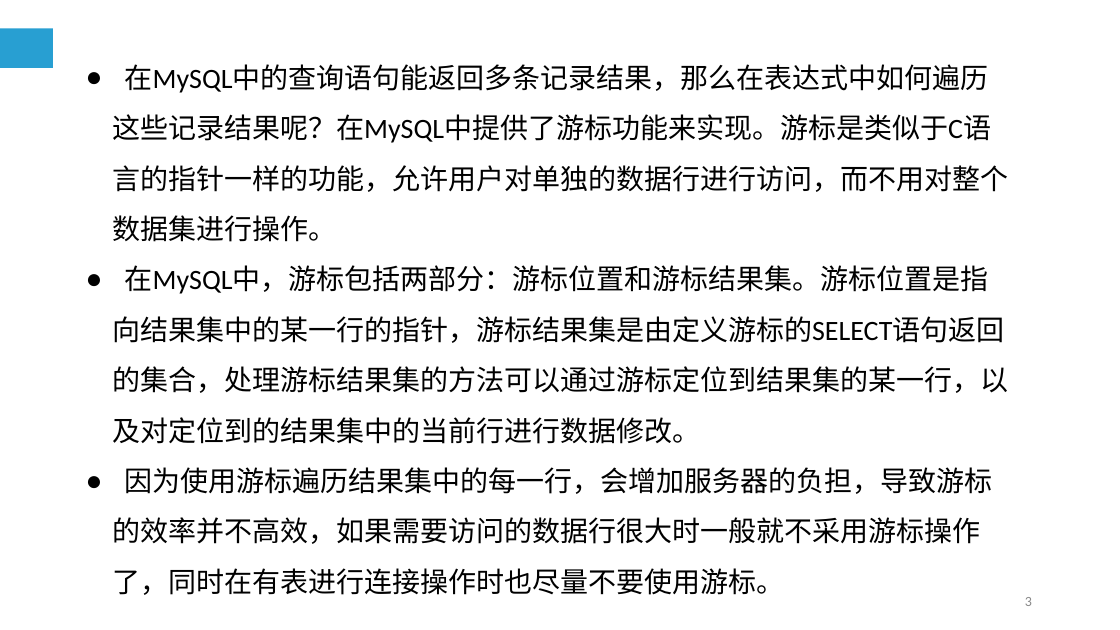
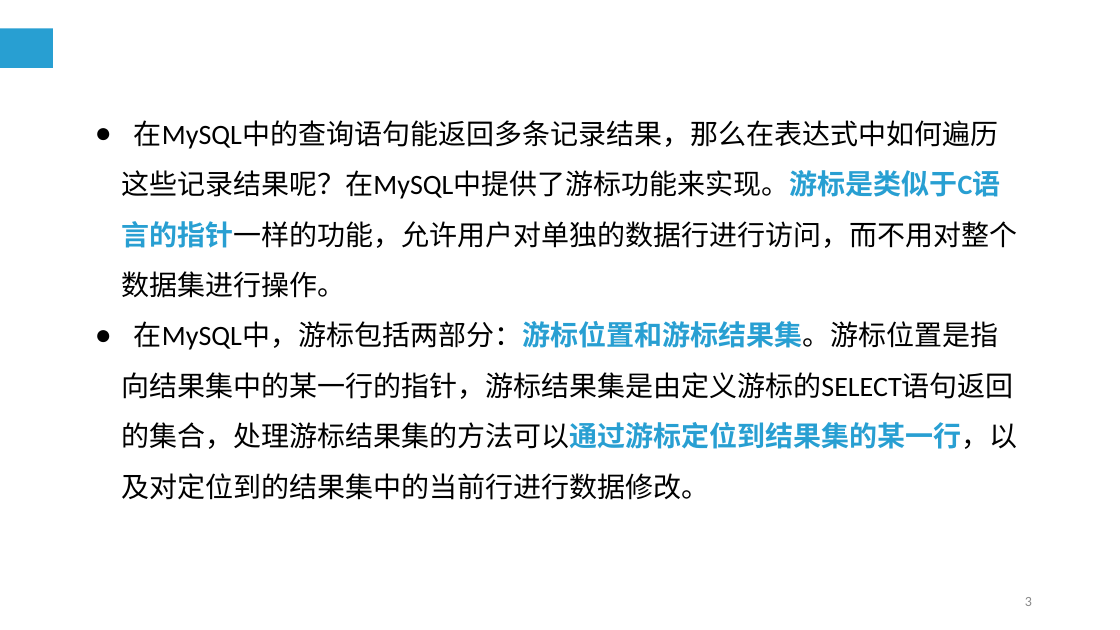
Before and after one commit to cqj726/mysql-s-PPT, a slide deck: slide 3 of PPT/第9章 MySQL编程基础（三）.ppt. Drawn at 1120x630 pixels with LibreOffice and Linux fonts; fonts in the diff are those of the drawing. Boxes give left, top, right and bottom in pixels: in the first picture for what was removed or moved away, otherwise in the second. Text is boxed around its words. In the diff, an @@ line names an element or a change of style, - is before the commit and + after.

Commit message:
更新了第9章数据 1-3 PPT的内容

```diff
--- a/PPT/第9章 MySQL编程基础（三）.ppt
+++ b/PPT/第9章 MySQL编程基础（三）.ppt
@@ text "在MySQL中的查询语句能返回多条记录结果，那么在表达式中如何遍历这些记录结果呢？在MySQL中提供了游标功能来实现。游 ...": place and size @@
-text "在MySQL中的查询语句能返回多条记录结果，那么在表达式中如何遍历这些记录结果呢？在MySQL中提供了游标功能来实现。游 ..." at (112, 64, 1008, 595)
+text "在MySQL中的查询语句能返回多条记录结果，那么在表达式中如何遍历这些记录结果呢？在MySQL中提供了游标功能来实现。游 ..." at (121, 120, 1017, 500)
@@ text "在MySQL中的查询语句能返回多条记录结果，那么在表达式中如何遍历这些记录结果呢？在MySQL中提供了游标功能来实现。游 ..." at (121, 120, 1017, 500): text colour #000000 to #289FD2, bold on in "在MySQL中的查询语句能返回多条记录结果，那么在表达式中如何遍历这些记录结果呢？在MySQL中提供了游标功能来实现。游 ...", "在MySQL中，游标包括两部分：游标位置和游标结果集。游标位置是指向结果集中的某一行的指针，游标结果集是由定义游标的SE ..." @@
@@ text at (112, 467, 993, 595): paragraph removed @@
-● 因为使用游标遍历结果集中的每一行，会增加服务器的负担，导致游标的效率并不高效，如果需要访问的数据行很大时一般就不采用游标操作了，同时在有表进行连接操作时也尽量不要使用游标。
```
Also in this commit, not shown: 5 other slides changed, 3 slides added, 1 slide removed, 3 other files.
